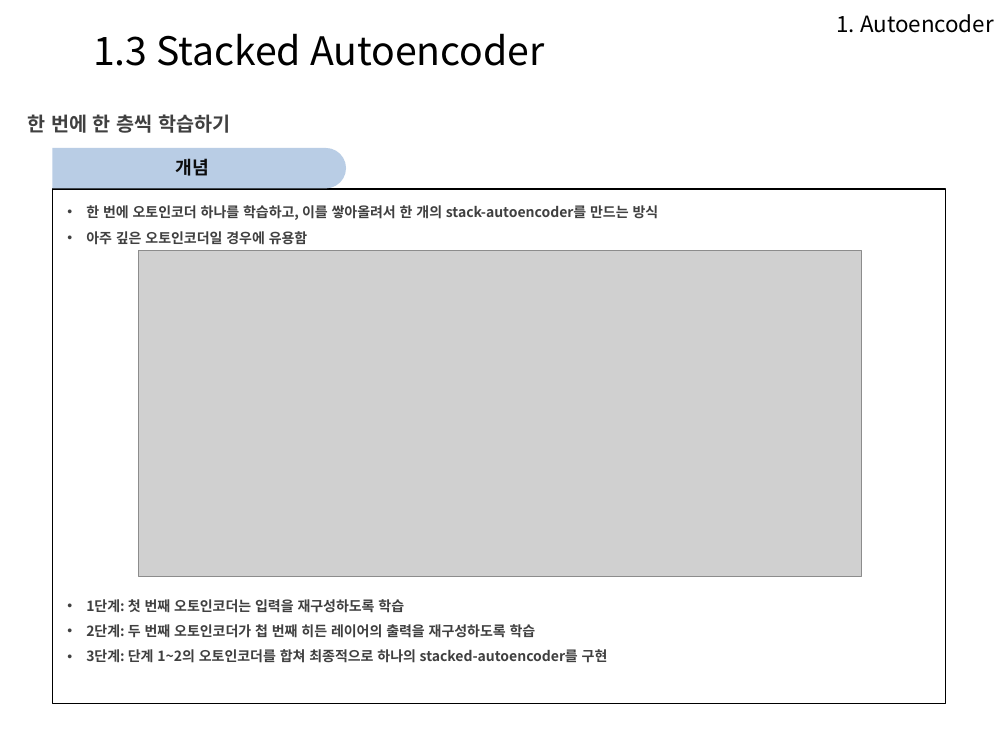
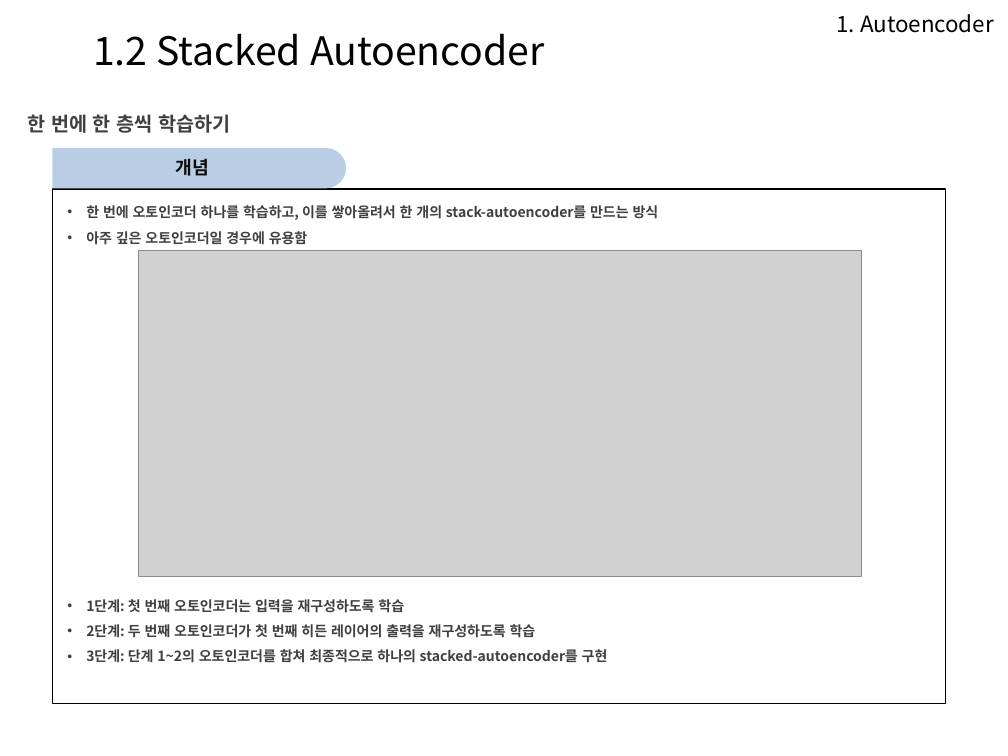
Before and after one commit to Heechul90/Autoencoder, a slide deck: slide 11 of autoencoder.pptx. Drawn at 1008x756 pixels with LibreOffice and Linux fonts; fonts in the diff are those of the drawing; grey boxes stand for pictures; background and template pictures are left out. Boxes give left, top, right and bottom in pixels: in the first picture for what was removed or moved away, otherwise in the second. Text is boxed around its words. In the diff, an @@ line names an element or a change of style, - is before the commit and + after.

Commit message:
autoencoder

```diff
--- a/autoencoder.pptx
+++ b/autoencoder.pptx
@@ text at [93,33,545,66]: text changed @@
-1.3 Stacked Autoencoder
+1.2 Stacked Autoencoder
@@ text at [86,624,536,638]: text changed @@
-• 2단계: 두 번째 오토인코더가 첩 번째 히든 레이어의 출력을 재구성하도록 학습
+• 2단계: 두 번째 오토인코더가 첫 번째 히든 레이어의 출력을 재구성하도록 학습
```
Also in this commit, not shown: 17 other slides changed, 4 slides added, 3 other files.
